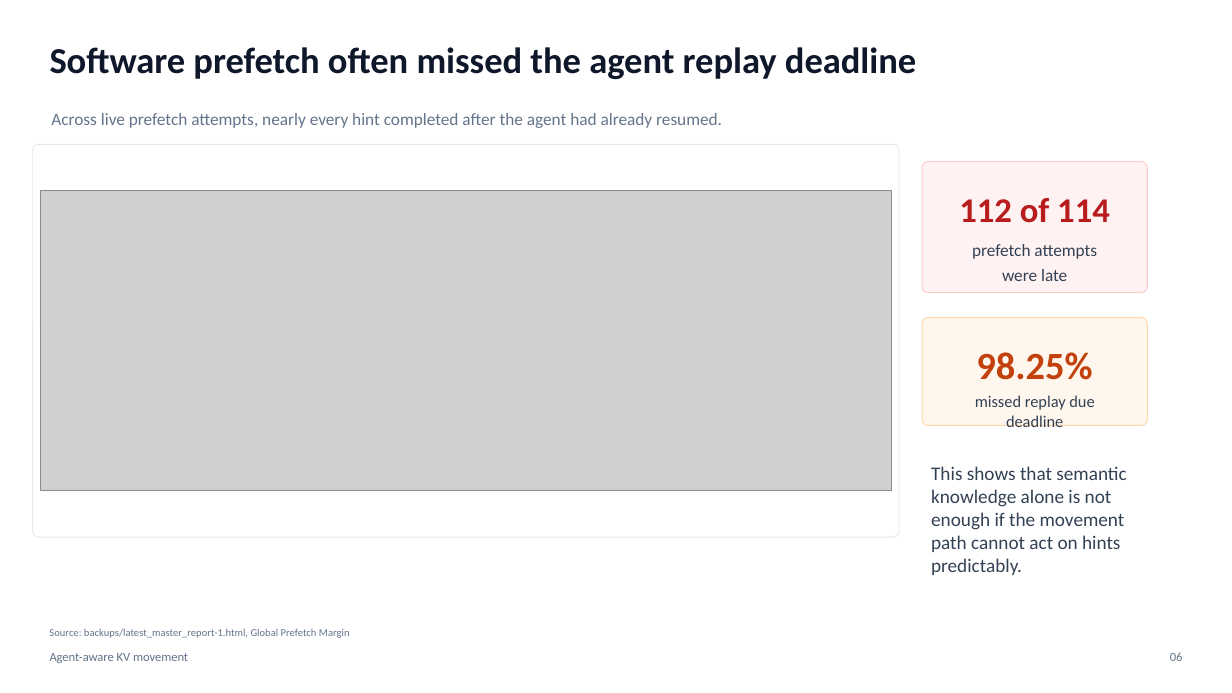
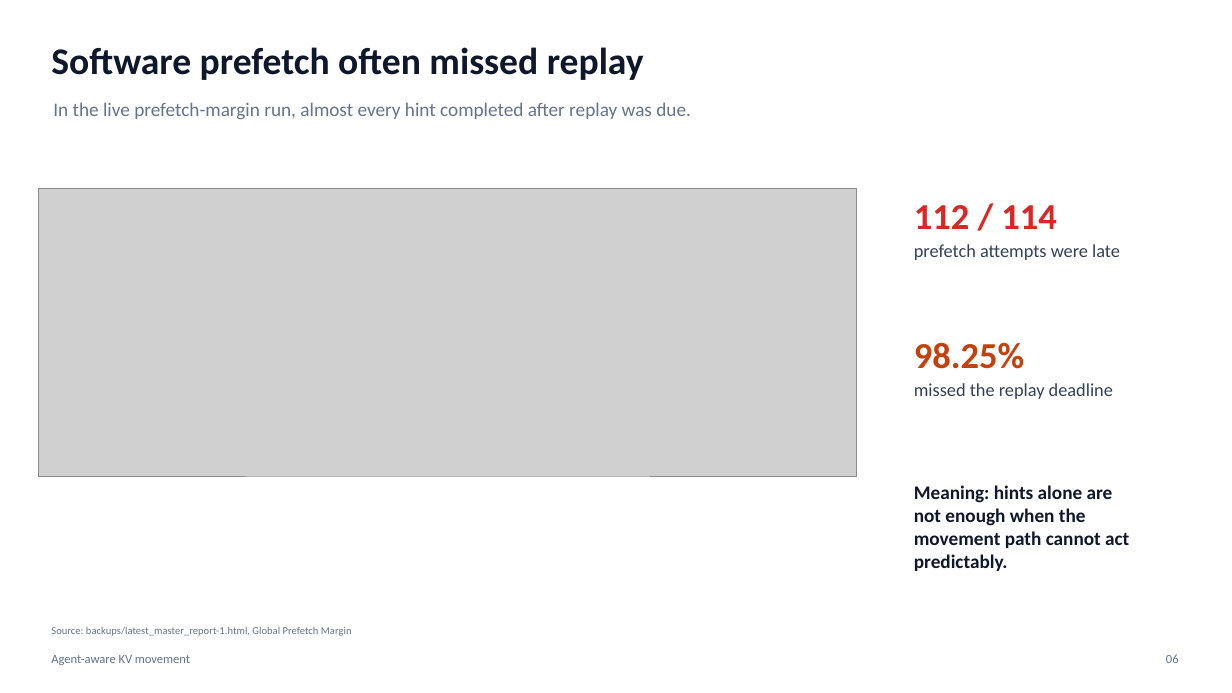
Before and after one commit to the308official-afk/agentic-hardware, a slide deck: slide 6 of sglang_direct_kv/artifacts/slides/agent_aware_kv_movement_manager_deck.pptx. Drawn at 1232x693 pixels with LibreOffice and Linux fonts; fonts in the diff are those of the drawing; grey boxes stand for pictures. Boxes give left, top, right and bottom in pixels: in the first picture for what was removed or moved away, otherwise in the second. Text is boxed around its words. In the diff, an @@ line names an element or a change of style, - is before the commit and + after.

Commit message:
Simplify manager deck to point style

```diff
--- a/sglang_direct_kv/artifacts/slides/agent_aware_kv_movement_manager_deck.pptx
+++ b/sglang_direct_kv/artifacts/slides/agent_aware_kv_movement_manager_deck.pptx
@@ text at (x1=51, y1=47, x2=644, y2=80): text changed; size 28.5 to 29.2 pt @@
-Software prefetch often missed the agent replay deadline
+Software prefetch often missed replay
@@ text at (x1=53, y1=102, x2=691, y2=120): text changed; size 13.5 to 15 pt @@
-Across live prefetch attempts, nearly every hint completed after the agent had already resumed.
+In the live prefetch-margin run, almost every hint completed after replay was due.
@@ rounded rectangle removed at (x1=32, y1=144, x2=899, y2=537) @@
@@ rounded rectangle removed at (x1=922, y1=162, x2=1148, y2=293) @@
@@ picture resized from (x1=41, y1=191, x2=892, y2=491) to (x1=39, y1=189, x2=857, y2=477) @@
@@ text at (x1=914, y1=205, x2=1056, y2=229): text changed; size 27 to 28.5 pt; text colour #B91C1C to #DC2626 @@
-112 of 114
+112 / 114
@@ text at (x1=914, y1=244, x2=1120, y2=260): text changed; size 13.5 to 14.2 pt @@
-prefetch attempts
+prefetch attempts were late
@@ text removed at (x1=1002, y1=269, x2=1067, y2=281) @@
-were late
@@ text "98.25%" moved from (x1=976, y1=352, x2=1092, y2=380) to (x1=914, y1=342, x2=1024, y2=369) @@
@@ text "98.25%" at (x1=914, y1=342, x2=1024, y2=369): size 30 to 28.5 pt; alignment centre to left @@
@@ rounded rectangle removed at (x1=922, y1=318, x2=1148, y2=426) @@
@@ text at (x1=914, y1=383, x2=1113, y2=399): text changed; size 12.8 to 14.2 pt @@
-missed replay due deadline
+missed the replay deadline
@@ text at (x1=914, y1=485, x2=1129, y2=548): text changed; text colour #334155 to #0F172A; bold on @@
-This shows that semantic knowledge alone is not enough if the movement path cannot act on hints predictably.
+Meaning: hints alone are not enough when the movement path cannot act predictably.
@@ text "06" moved from (x1=1170, y1=652, x2=1183, y2=661) to (x1=1166, y1=654, x2=1179, y2=663) @@
```
Also in this commit, not shown: 9 other slides changed, 1 slide added, 1 slide removed, 3 other files.
